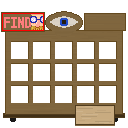
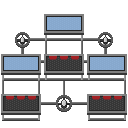
The second 128 x 128 image is a revision of the first. Changes to its layers:
removed layer "Layer 7" over 30, 14, 43, 30
removed layer "Layer 8" over 85, 14, 125, 30
removed layer "Layer 5" over 1, 12, 45, 32
removed layer "Layer 3" over 2, 11, 126, 126
added layer "Layer 16" above "Layer 13" over 20, 37, 110, 109
added layer "Layer 14" above "Layer 15" over 6, 55, 122, 100
added layer "Layer 15" above "3" over 4, 17, 124, 70
added layer "3" above "Layer 12" over 1, 14, 127, 115
renamed "Layer 4" to "Layer 12", painted on it over 2, 17, 126, 122
